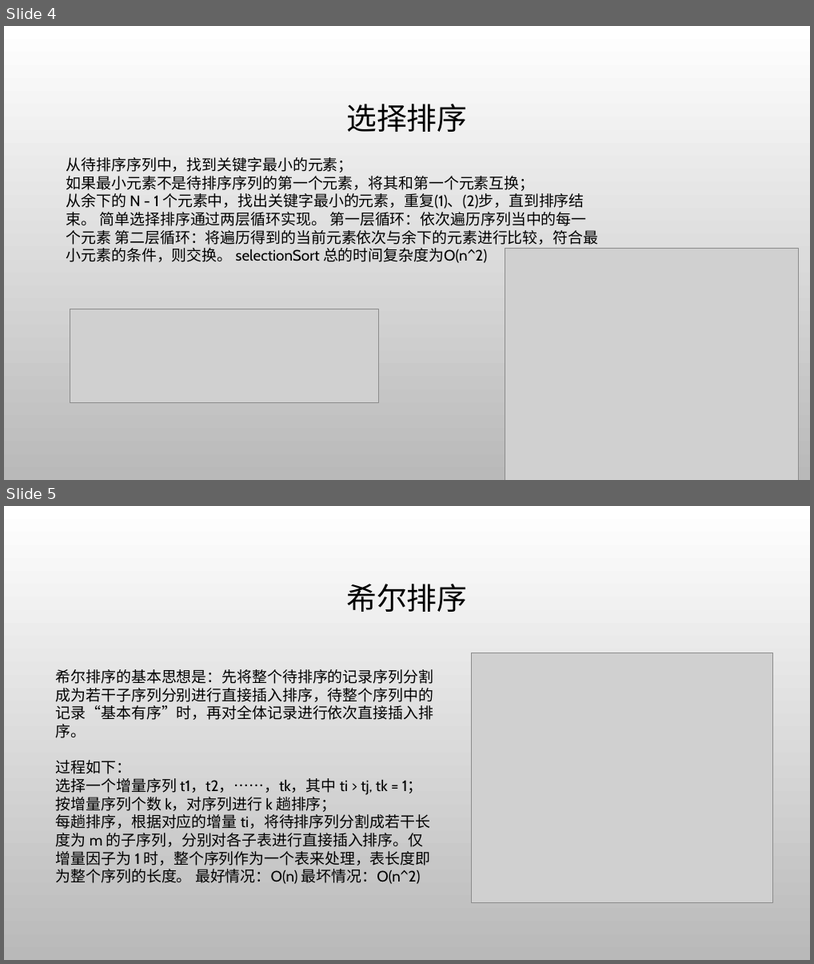
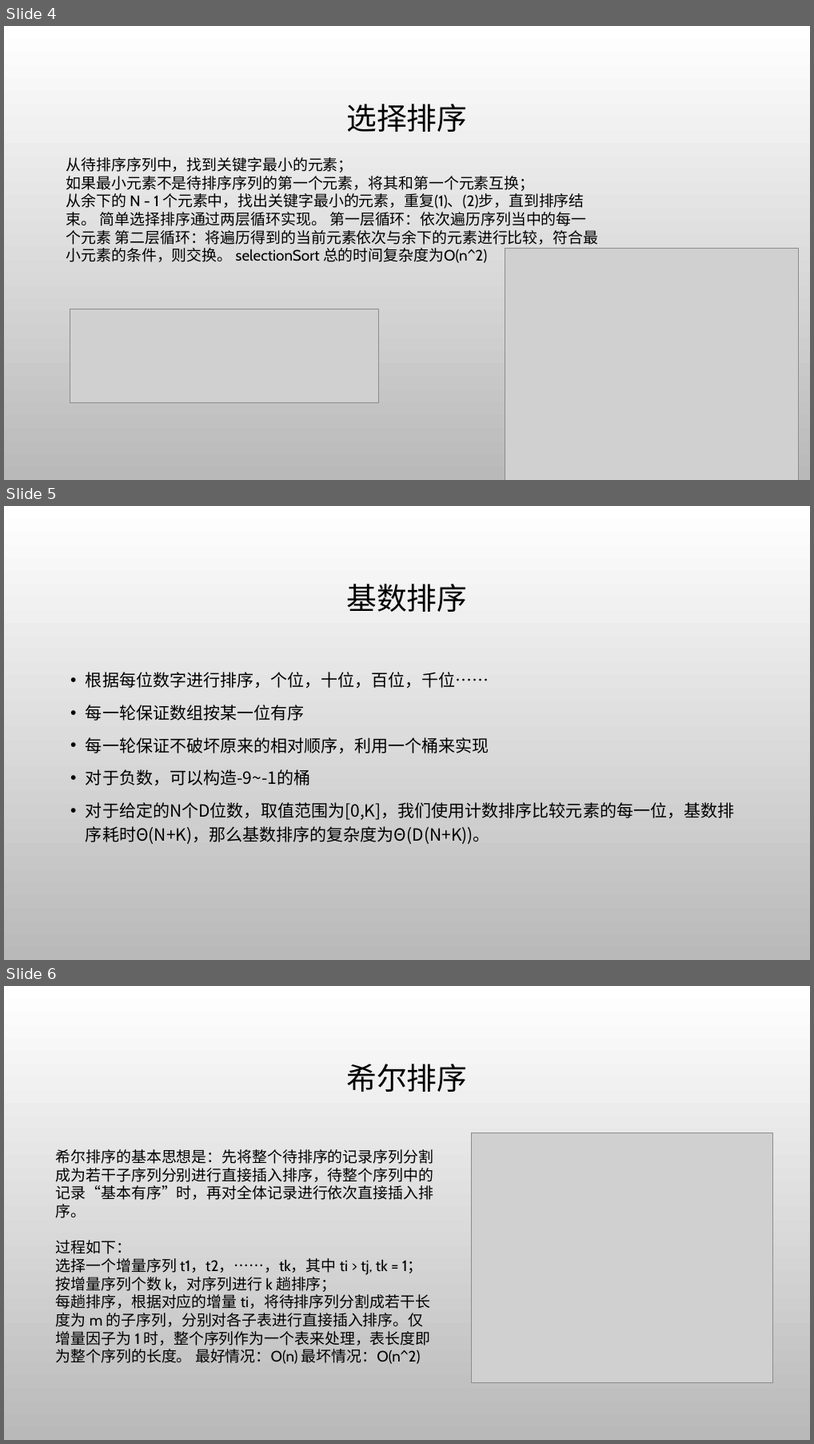
Before and after one commit to AisingioroHao0/BUAA_ProgrammingAndAlgorithms_TermProject, a slide deck: 答辩PPT/排序算法.pptx. Shown one above the other, each under a label of ours: slides 4 and 5 before the commit, slides 4, 5 and 6 after it. The pictures are 814x964 and 814x1444 pixels, drawn with LibreOffice and Linux fonts; fonts in the diff are those of the drawing; grey boxes stand for pictures; background and template pictures are left out. Boxes give left, top, right and bottom in pixels: in the first picture for what was removed or moved away, otherwise in the second. Text is boxed around its words. In the diff, an @@ line names an element or a change of style, - is before the commit and + after.

Commit message:
Update 排序算法.pptx
更新基数排序

```diff
--- a/答辩PPT/排序算法.pptx
+++ b/答辩PPT/排序算法.pptx
@@ slide 5 added at box(4, 506, 810, 960), background picture (left out) @@
@@ title added at box(346, 584, 467, 612), 36 pt, text #000000 @@
+基数排序
@@ text added at box(86, 672, 734, 844), 20 pt, text #000000 @@
+• 根据每位数字进行排序，个位，十位，百位，千位……
+• 每一轮保证数组按某一位有序
+• 每一轮保证不破坏原来的相对顺序，利用一个桶来实现
+• 对于负数，可以构造-9~-1的桶
+• 对于给定的N个D位数，取值范围为[0,K]，我们使用计数排序比较元素的每一位，基数排序耗时Θ(N+K)，那么基数排序的复杂度为Θ(D(N+K))。
@@ what was slide 5 is now slide 6 @@
```
